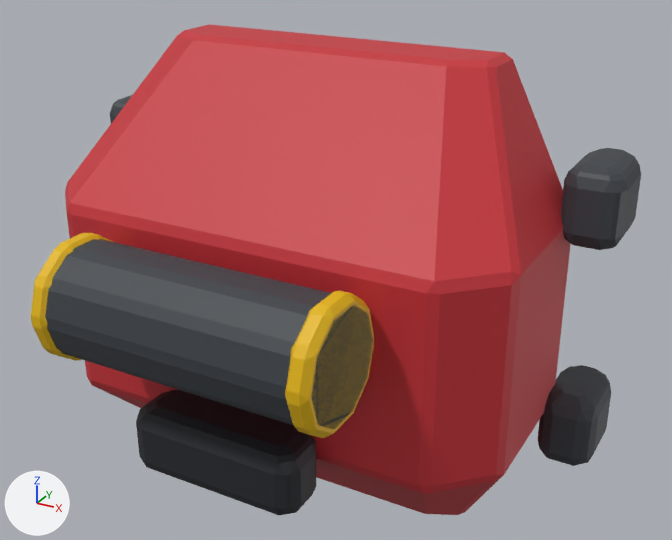
Two versions of the FBX model Assets/Resources/ClamshellMeshes/UpperArmBack_Set02_Bastion.fbx, one commit apart.
One viewpoint serves both versions: a 50 mm camera at (0.31, -0.581, 0.281) aimed at (0.029, -0.07, 0.026). Arrows for +X, +Y and +Z are at lower left; the lights stay in place. The first picture is the older version. Where no turn or scale is listed for an object, it has been applied to the vertices.

In view in the first picture: 'UpperArmBack_Set02_Bastion'.
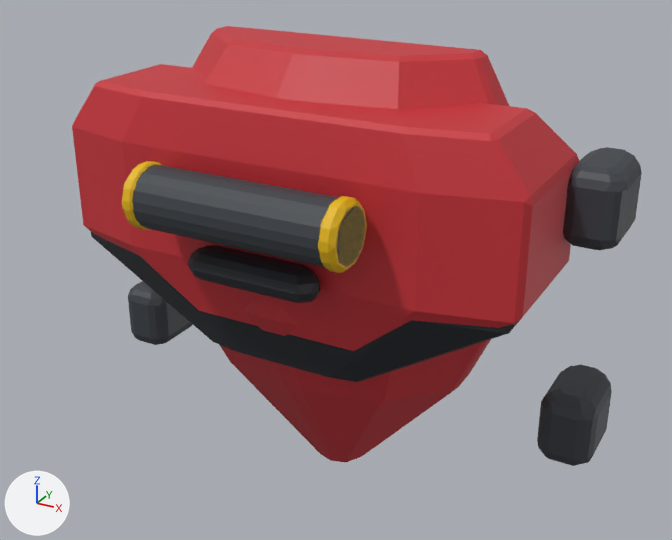
What differs and where, as boxes (x1, y1, x2, y2) in the pictures (672 x 540 px; the box of a moved part takes in the faces that stretch with it):
'UpperArmBack_Set02_Bastion', reshaped (7% narrower, 10% shorter)
    before: (31, 24, 641, 515)
    after: (72, 26, 642, 466)
part 1 of me_upperarmback_set02_bastion_001, rebuilt
    before: (65, 24, 571, 515)
    after: (192, 26, 509, 462)
part 2 of me_upperarmback_set02_bastion_001, added (black)
    after: (188, 245, 320, 303)
part 3 of me_upperarmback_set02_bastion_001, added (black)
    after: (91, 232, 516, 382)
part 4 of me_upperarmback_set02_bastion_001, added (red)
    after: (72, 64, 580, 351)
part 5 of me_upperarmback_set02_bastion_001, added
    after: (132, 165, 366, 268)
part 6 of me_upperarmback_set02_bastion_001, added (yellow)
    after: (122, 161, 164, 230)
part 7 of me_upperarmback_set02_bastion_001, added (yellow)
    after: (318, 196, 367, 273)
part 8 of me_upperarmback_set02_bastion_001, deleted (black)
    before: (136, 390, 316, 515)
part 9 of me_upperarmback_set02_bastion_001, deleted (yellow)
    before: (285, 291, 374, 438)
part 10 of me_upperarmback_set02_bastion_001, deleted (yellow)
    before: (31, 233, 113, 361)
part 11 of me_upperarmback_set02_bastion_001, moved or reshaped (mostly hidden before)
    before: (110, 95, 132, 123)
    after: (128, 281, 193, 345)
part 12 of me_upperarmback_set02_bastion_001, moved or reshaped
    before: (538, 148, 641, 466)
    after: (537, 147, 642, 466)
part 13 of me_upperarmback_set02_bastion_001, deleted
    before: (45, 239, 373, 429)

Edits to the bpy script that builds the scene:
```text
Change me_upperarmback_set02_bastion_001:
    used by ob_upperarmback_set02_bastion; location = (0.0, 0.0, 0.0)
    remove me_upperarmback_set02_bastion_001.from_pydata(...)  # 688 vertices, 718 faces; spans x -0.205..0.205, y -0.227..0.03, z -0.17..0.17
    add me_upperarmback_set02_bastion_001.from_pydata(...)  # 800 vertices, 822 faces; spans x -0.205..0.205, y -0.161..0.03, z -0.17..0.17
    me_upperarmback_set02_bastion_001 part 1: the loose piece of 88 vertices spanning x -0.17..0.17, y -0.15..0.0, z -0.17..0.17 is rebuilt with 90 vertices and now spans x -0.139..0.139, y -0.117..0.0, z -0.17..0.17
    me_upperarmback_set02_bastion_001 part 2: a new loose piece of 74 vertices spanning x -0.049..0.049, y -0.14..-0.117, z 0.028..0.05, in mat_dark (black #23272d)
    me_upperarmback_set02_bastion_001 part 3: a new loose piece of 60 vertices spanning x -0.165..0.165, y -0.114..0.0, z -0.042..0.134, in mat_dark (black #23272d)
    me_upperarmback_set02_bastion_001 part 4: a new loose piece of 60 vertices spanning x -0.17..0.17, y -0.117..0.0, z -0.034..0.143, in mat_shell (red #c83038)
    me_upperarmback_set02_bastion_001 part 5: a new loose piece of 60 vertices spanning x -0.077..0.077, y -0.159..-0.118, z 0.063..0.104, in mat_frame (dark grey #3a3f45)
    me_upperarmback_set02_bastion_001 part 6: a new loose piece of 60 vertices spanning x -0.077..-0.065, y -0.161..-0.117, z 0.062..0.105, in mat_hazard (yellow #e6b800)
    me_upperarmback_set02_bastion_001 part 7: a new loose piece of 60 vertices spanning x 0.065..0.077, y -0.161..-0.117, z 0.062..0.105, in mat_hazard (yellow #e6b800)
    me_upperarmback_set02_bastion_001 part 8: the loose piece of 84 vertices spanning x -0.063..0.063, y -0.188..-0.147, z -0.096..-0.047 is deleted
    me_upperarmback_set02_bastion_001 part 9: the loose piece of 60 vertices spanning x 0.083..0.098, y -0.227..-0.146, z -0.013..0.067 is deleted
    me_upperarmback_set02_bastion_001 part 10: the loose piece of 60 vertices spanning x -0.098..-0.083, y -0.227..-0.146, z -0.013..0.067 is deleted
    me_upperarmback_set02_bastion_001 part 11: 20 vertices moved within x -0.202..-0.168, y 0.025..0.03, z -0.106..0.106; 148 vertices removed from x -0.205..-0.165, y -0.03..0.03, z -0.109..0.109; 148 vertices added at x -0.205..-0.165, y -0.03..0.03, z -0.109..0.109
    me_upperarmback_set02_bastion_001 part 12: 20 vertices moved within x 0.168..0.202, y 0.025..0.03, z -0.106..0.106; 148 vertices removed from x 0.165..0.205, y -0.03..0.03, z -0.109..0.109; 148 vertices added at x 0.165..0.205, y -0.03..0.03, z -0.109..0.109
    me_upperarmback_set02_bastion_001 part 13: 60 vertices removed from x -0.098..0.098, y -0.225..-0.148, z -0.011..0.065
```
